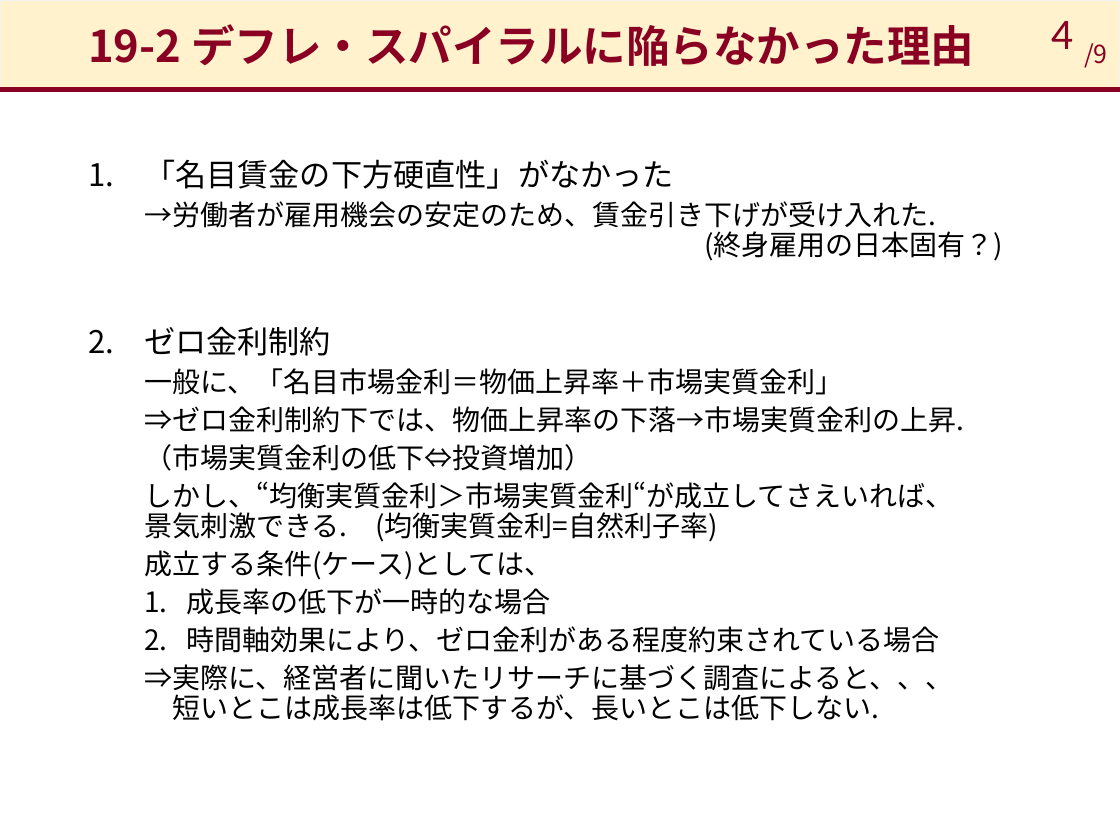
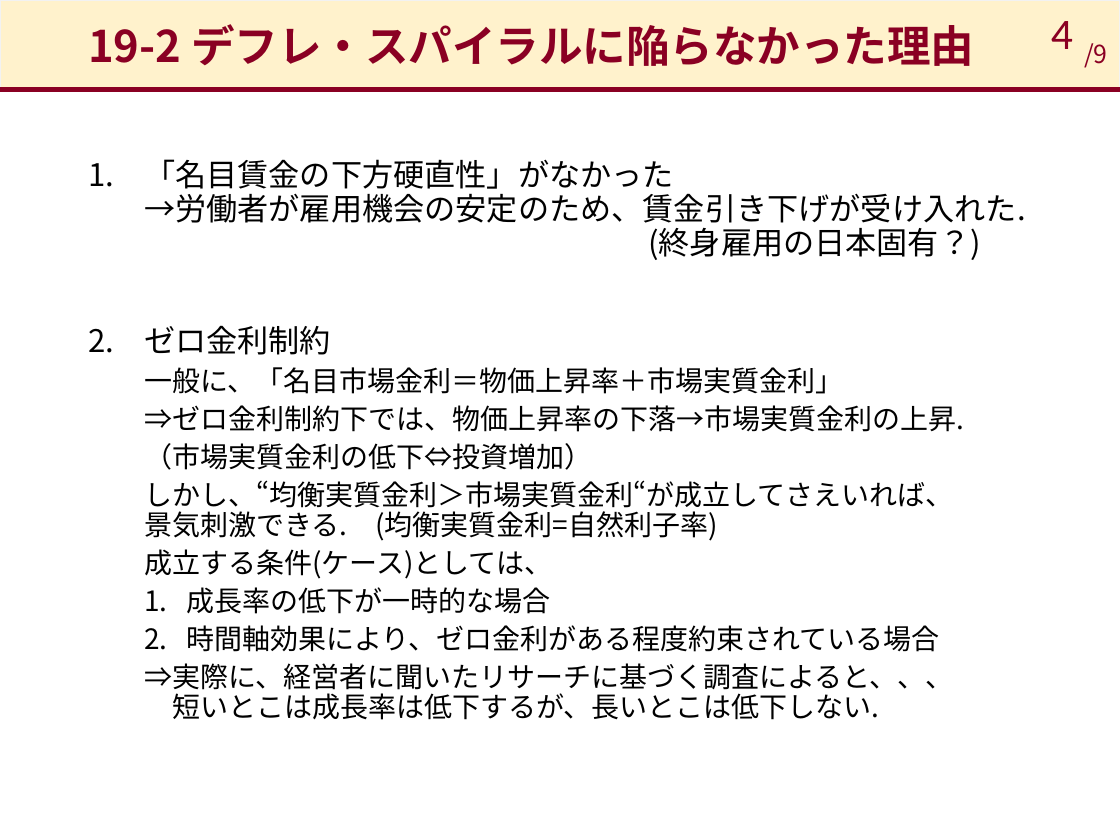
Before and after one commit to takashiikai1991/shirakawa, a slide deck: slide 4 of Sec_18/現代の金融政策_19.pptx. Drawn at 1120x840 pixels with LibreOffice and Linux fonts; fonts in the diff are those of the drawing. Boxes give left, top, right and bottom in pixels: in the first picture for what was removed or moved away, otherwise in the second. Text is boxed around its words. In the diff, an @@ line names an element or a change of style, - is before the commit and + after.

Commit message:
v19_up

```diff
--- a/Sec_18/現代の金融政策_19.pptx
+++ b/Sec_18/現代の金融政策_19.pptx
@@ text at bbox=[144, 159, 1026, 260]: text changed; size 18 to 20 pt @@
-1. 「名目賃金の下方硬直性」がなかった
-  →労働者が雇用機会の安定のため、賃金引き下げが受け入れた.
-  (終身雇用の日本固有？)
+1. 「名目賃金の下方硬直性」がなかった
+   →労働者が雇用機会の安定のため、賃金引き下げが受け入れた.
+   (終身雇用の日本固有？)
```
Also in this commit, not shown: 4 other slides changed, 1 slide added.
